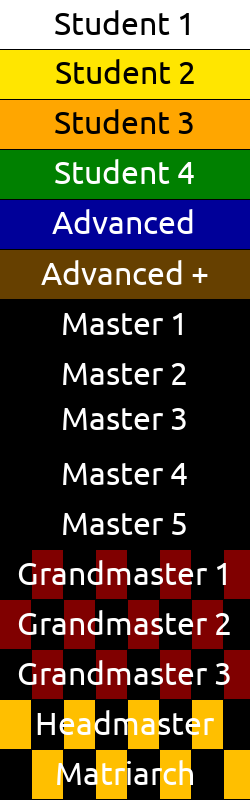
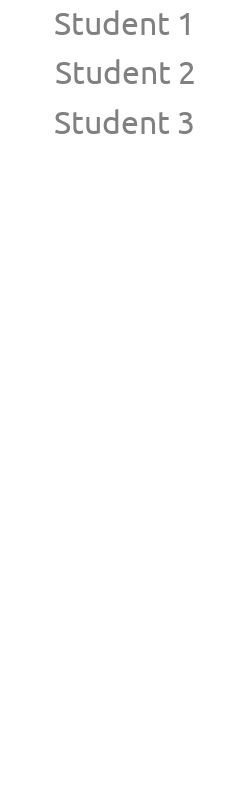
Layer changes from the first w=250, h=800 image to the second:
painted on "Master 3" over 63, 408, 186, 435
painted on "Student 3" over 55, 109, 193, 134
painted on "Student 2" over 56, 59, 194, 84
painted on "Student 1" over 55, 10, 189, 35
hid "btext" over 0, 49, 250, 800
hid "bcolours" over 0, 10, 250, 800
